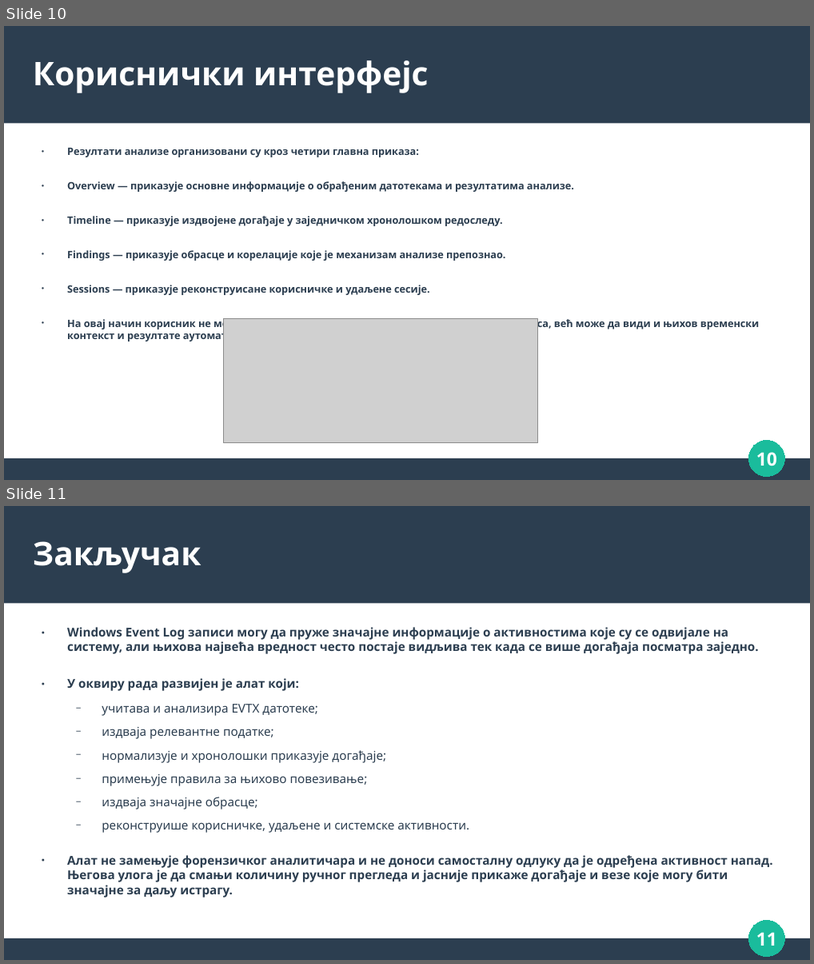
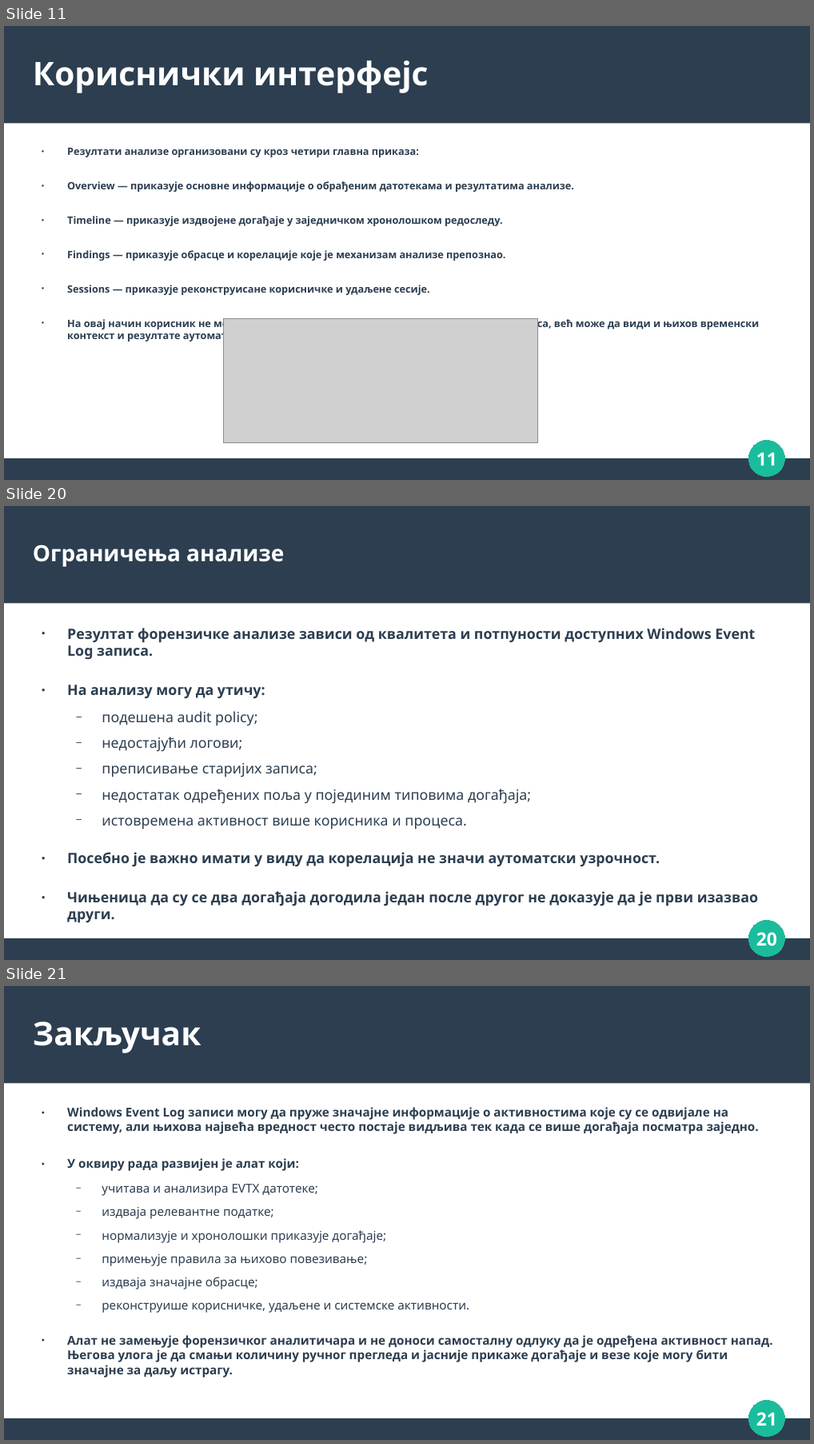
Before and after one commit to djolepetrovic12/digitalna-forenzika, a slide deck: Дигитална форензика.odp. Shown one above the other, each under a label of ours: slides 10 and 11 before the commit, slides 11, 20 and 21 after it; the slides between them are not shown. The pictures are 814x964 and 814x1444 pixels, drawn with LibreOffice and Linux fonts; fonts in the diff are those of the drawing; grey boxes stand for pictures. Boxes give left, top, right and bottom in pixels: in the first picture for what was removed or moved away, otherwise in the second. Text is boxed around its words. In the diff, an @@ line names an element or a change of style, - is before the commit and + after.

Commit message:
finishing touches, fixed the bugs in the analysis files, now all events have names and correct data, all correlations are accurate, added definitions for missing events, updated the presentation

```diff
--- a/Дигитална форензика.odp
+++ b/Дигитална форензика.odp
@@ slide 20 added at (4, 506, 810, 960), background #FFFFFF; not listed: 3 template elements that a slide beside it also shows @@
@@ title added at (33, 544, 284, 567), 22 pt, text #FFFFFF, bold @@
+Ограничења анализе
@@ text added at (67, 628, 758, 923), 14 pt, text #2C3E50, bold @@
+● Резултат форензичке анализе зависи од квалитета и потпуности доступних Windows Event Log записа.
+● На анализу могу да утичу:
+  − подешена audit policy;
+  − недостајући логови;
+  − преписивање старијих записа;
+  − недостатак одређених поља у појединим типовима догађаја;
+  − истовремена активност више корисника и процеса.
+● Посебно је важно имати у виду да корелација не значи аутоматски узрочност.
+● Чињеница да су се два догађаја догодила један после другог не доказује да је први изазвао други.
@@ page number added at (757, 932, 778, 946), 18 pt, text #FFFFFF, bold @@
+20
@@ what was slide 10 is now slide 11 @@
@@ page number at (757, 452, 778, 465): text changed @@
-10
+11
@@ what was slide 11 is now slide 21 @@
@@ page number at (757, 1412, 778, 1425): text changed @@
-11
+21
```
Also in this commit, not shown: 3 slides changed, 9 other slides added, 14 other files.
